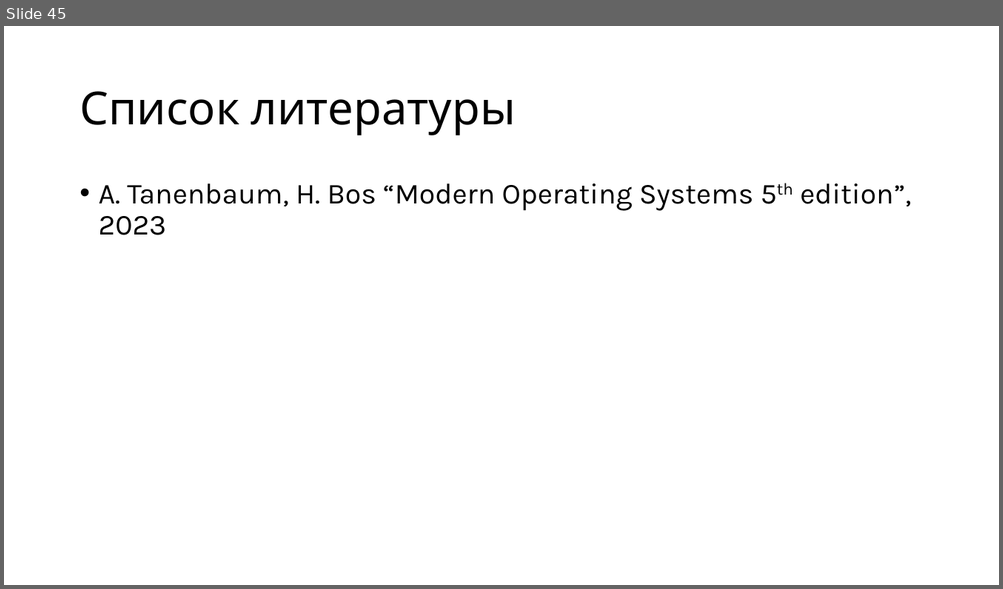
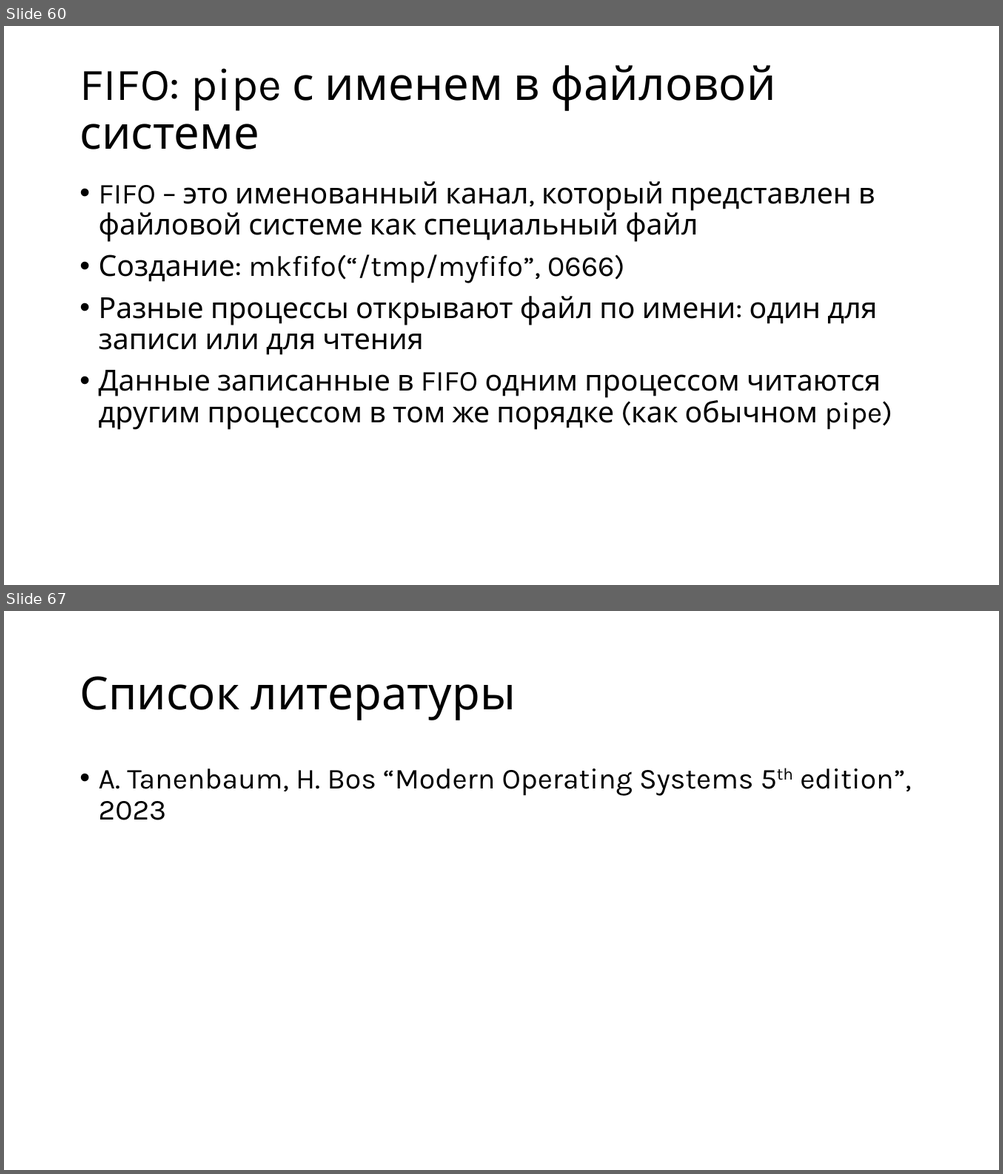
Before and after one commit to alexey-malov/os-course, a slide deck: lectures/03/Процессы.pptx. Shown one above the other, each under a label of ours: slide 45 before the commit, slides 60 and 67 after it; the slides between them are not shown. The pictures are 1003x589 and 1003x1174 pixels, drawn with LibreOffice and Linux fonts; fonts in the diff are those of the drawing. Boxes give left, top, right and bottom in pixels: in the first picture for what was removed or moved away, otherwise in the second. Text is boxed around its words. In the diff, an @@ line names an element or a change of style, - is before the commit and + after.

Commit message:
Обновил лекцию "процессы" и примеры к ней

```diff
--- a/lectures/03/Процессы.pptx
+++ b/lectures/03/Процессы.pptx
@@ slide 60 added at <box>4,26,999,585</box>, background #FFFFFF @@
@@ title added at <box>79,65,776,150</box>, 44 pt, text #000000 @@
+FIFO: pipe с именем в файловой системе
@@ text added at <box>99,181,892,430</box>, 28 pt, text #000000 @@
+• FIFO – это именованный канал, который представлен в файловой системе как специальный файл
+• Создание: mkfifo(“/tmp/myfifo”, 0666)
+• Разные процессы открывают файл по имени: один для записи или для чтения
+• Данные записанные в FIFO одним процессом читаются другим процессом в том же порядке (как обычном pipe)
@@ what was slide 45 is now slide 67 @@
```
Also in this commit, not shown: 21 other slides added, 4 other files.
